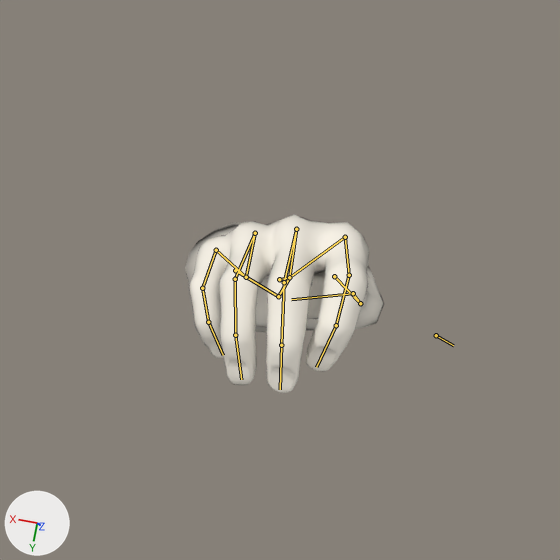
Two versions of the Blender file hand.blend, one commit apart.
Both versions are drawn from the file's camera 'Camera'. The lights are fixed; the arrows at lower left show +X, +Y and +Z. Both versions are drawn at the pose saved in each file; the numbers are the values there. The bones that bend it are drawn over the model as lines.

In view in the first picture: 'HandMesh'.
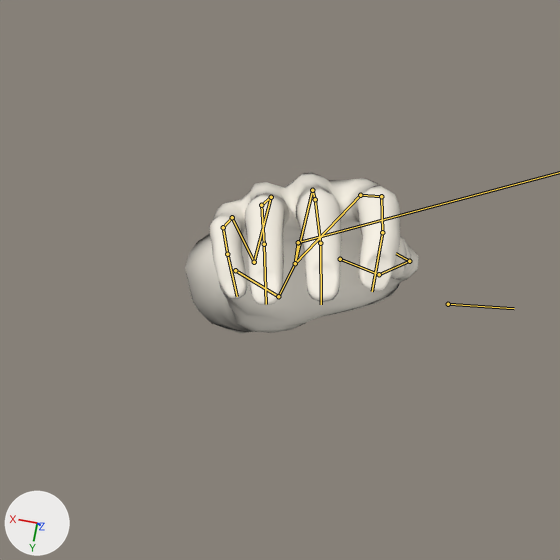
Boxes (x1, y1, x2, y2) around the edits, measured in the pictures (560 x 560 px):
'HandMesh', posed (18% wider, 10% shorter)
    before: (185, 214, 384, 393)
    after: (185, 172, 419, 333)
bone 'wrist.R', root to tip
    before: (278, 296) to (289, 277)
    after: (278, 296) to (295, 263)
bone 'finger2-1.R', root to tip
    before: (345, 237) to (349, 275)
    after: (360, 195) to (381, 196)
bone 'finger3-1.R', root to tip
    before: (296, 229) to (284, 282)
    after: (312, 190) to (315, 199)
bone 'finger4-1.R', root to tip
    before: (255, 233) to (235, 279)
    after: (271, 197) to (261, 205)
bone 'finger5-1.R', root to tip
    before: (216, 250) to (202, 288)
    after: (232, 217) to (223, 227)
bone 'finger1.R', root to tip
    before: (436, 335) to (453, 345)
    after: (448, 304) to (514, 308)

The edits, one by one:
Bone 'wrist.R' (bone_wrist_r) turns from (-12, -3, -29) to (-6, -2, -43) degrees about its own x, y and z.
Bone 'finger2-1.R' (bone_finger2_1_r) turns from (39, 0, 0) to (26, 0, 0) degrees about its own x, y and z.
Bone 'finger3-1.R' (bone_finger3_1_r) turns from (39, 0, 0) to (26, 0, 0) degrees about its own x, y and z.
Bone 'finger4-1.R' (bone_finger4_1_r) turns from (39, 0, 0) to (26, 0, 0) degrees about its own x, y and z.
Bone 'finger5-1.R' (bone_finger5_1_r) turns from (39, 0, 0) to (26, 0, 0) degrees about its own x, y and z.
Bone 'finger1.R' (bone_finger1_r) turns from (66, 0, 0) to (19, 0, 0) degrees about its own x, y and z.
